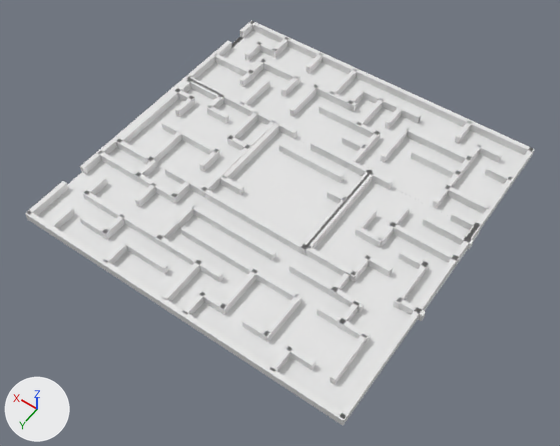
An edit to the FBX model Docs/FBX/Labirinto.fbx, drawn before and after from the same camera.
The view is the same before and after, from a camera (50 mm lens) standing at (-79.0, 115.3, 162.9) and looking at (-2.5, 8.2, -5.4). Arrows for +X, +Y and +Z are at lower left; the lights stay in place. The older version comes first. Vertices at exactly the same position are counted once.

The first picture shows 'LabirintoCentroDireita', 'LabirintoCentroEsquerda', 'LabirintoCentroMeio', 'LabirintoEstaticos'.
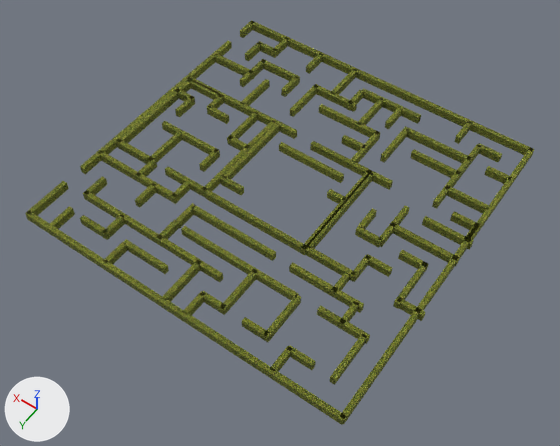
What differs and where, as boxes (x1, y1, x2, y2) in the pictures (560 x 446 px; the box of a moved part takes in the faces that stretch with it):
'LabirintoCentroEsquerda', reshaped
    before: (116, 78, 275, 198)
    after: (116, 79, 276, 197)
part 1 of me_labirintocentrodireita_007, deleted
    before: (305, 181, 480, 320)
part 2 of me_labirintocentrodireita_007, recoloured (white to yellow)
    both: (305, 170, 481, 321)
part 3 of me_labirintocentromeio_003, moved or reshaped
    before: (205, 132, 362, 255)
    after: (205, 193, 306, 255)
part 4 of me_labirintocentromeio_003, recoloured (white to yellow)
    both: (204, 123, 371, 250)
part 5 of me_labirintocentroesquerda_007, moved or reshaped (not visible afterwards)
    before: (118, 89, 267, 198)
part 6 of me_labirintocentroesquerda_007, recoloured (white to yellow)
    both: (116, 79, 275, 197)
part 7 of me_labirintobaixo, deleted
    before: (38, 148, 410, 425)
part 8 of me_labirintobaixo, cut back
    before: (197, 30, 535, 316)
    after: (418, 149, 535, 316)
part 9 of me_labirintobaixo, recoloured
    both: (26, 20, 534, 425)

Edits to the bpy script that builds the scene:
```text
Add img_paredelabirinto_png:
    img_paredelabirinto_png = load_image('ParedeLabirinto.png', '../Texturas/ParedeLabirinto.png', 600, 450, 'sRGB')
Add mat_chãolabirinto:
    mat_chãolabirinto = principled_material('ChãoLabirinto')
    mat_chãolabirinto.texture = img_paredelabirinto_png
    mat_chãolabirinto.roughness = 1.0
Change me_labirintocentrodireita_007:
    used by ob_labirintocentrodireita; location = (-33.0, 0.0, 0.0)
    remove me_labirintocentrodireita_007.from_pydata(...)  # 124 vertices, 91 faces; spans x -17.3..17.7, y -16.8..16.6, z 0.0..2.5
    add me_labirintocentrodireita_007.from_pydata(...)  # 120 vertices, 90 faces; spans x -17.3..17.6, y -16.8..16.6, z 0.0..2.5
    me_labirintocentrodireita_007 part 1: the loose piece of 4 vertices spanning x -16.6..17.7, y -16.6..16.6, z 0.0 is deleted
    me_labirintocentrodireita_007 part 2: 90 faces spanning x -17.3..17.6, y -16.8..16.6, z 0.0..2.5 switch from mat_material (white #e7e7e7) to mat_chãolabirinto (picture img_paredelabirinto_png)
Change me_labirintocentromeio_003:
    used by ob_labirintocentromeio; location = (0.0, 0.0, 0.0)
    remove me_labirintocentromeio_003.from_pydata(...)  # 60 vertices, 42 faces; spans x -16.4..16.6, y -16.6..16.6, z 0.0..2.5
    add me_labirintocentromeio_003.from_pydata(...)  # 56 vertices, 41 faces; spans x -16.4..16.6, y -16.6..16.6, z 0.0..2.5
    me_labirintocentromeio_003 part 3
    4 vertices are removed from x -16.4..16.4, y -16.6..16.6, z 0.0
    9 faces are deleted
    8 new faces join them
    me_labirintocentromeio_003 part 4: 33 faces spanning x -16.4..16.6, y -16.6..16.6, z 0.0..2.5 switch from mat_material (white #e7e7e7) to mat_chãolabirinto (picture img_paredelabirinto_png)
Change me_labirintobaixo:
    used by ob_labirintoestaticos; location = (0.0, 0.0, 0.0)
    remove me_labirintobaixo.from_pydata(...)  # 538 vertices, 393 faces; spans x -49.3..50.7, y -50.2..49.8, z 0.0..2.5
    add me_labirintobaixo.from_pydata(...)  # 522 vertices, 385 faces; spans x -49.3..50.7, y -50.2..49.8, z 0.0..2.5
    me_labirintobaixo part 7: the loose piece of 8 vertices spanning x -49.3..50.7, y 16.6..49.8, z 0.0 is deleted
    me_labirintobaixo part 8
    8 vertices are removed from x -49.3..50.7, y -50.2..-16.6, z 0.0
    10 faces are deleted
    5 new faces join them
    me_labirintobaixo part 9: 380 faces spanning x -49.3..50.7, y -50.2..49.8, z 0.0..2.5 switch from mat_material (white #e7e7e7) to mat_chãolabirinto (picture img_paredelabirinto_png)
Change me_labirintocentroesquerda_007:
    used by ob_labirintocentroesquerda; location = (32.7, 0.0, 0.0)
    remove me_labirintocentroesquerda_007.from_pydata(...)  # 116 vertices, 83 faces; spans x -16.3..16.6, y -16.6..16.6, z 0.0..2.5
    add me_labirintocentroesquerda_007.from_pydata(...)  # 112 vertices, 82 faces; spans x -16.2..16.6, y -16.6..16.6, z 0.0..2.5
    me_labirintocentroesquerda_007 part 5
    4 vertices are removed from x -16.3..16.6, y -16.6..16.6, z 0.0
    6 faces are deleted
    5 new faces join them
    me_labirintocentroesquerda_007 part 6: 77 faces spanning x -16.2..16.6, y -16.6..16.6, z 0.0..2.5 switch from mat_material (white #e7e7e7) to mat_chãolabirinto (picture img_paredelabirinto_png)
```
